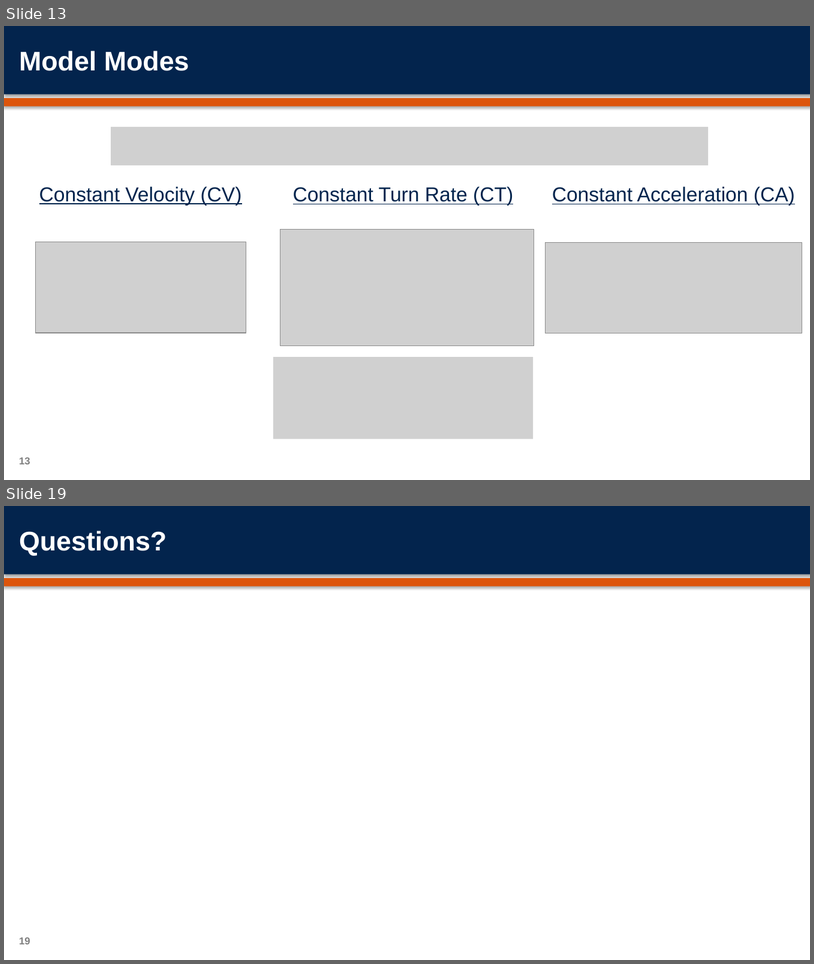
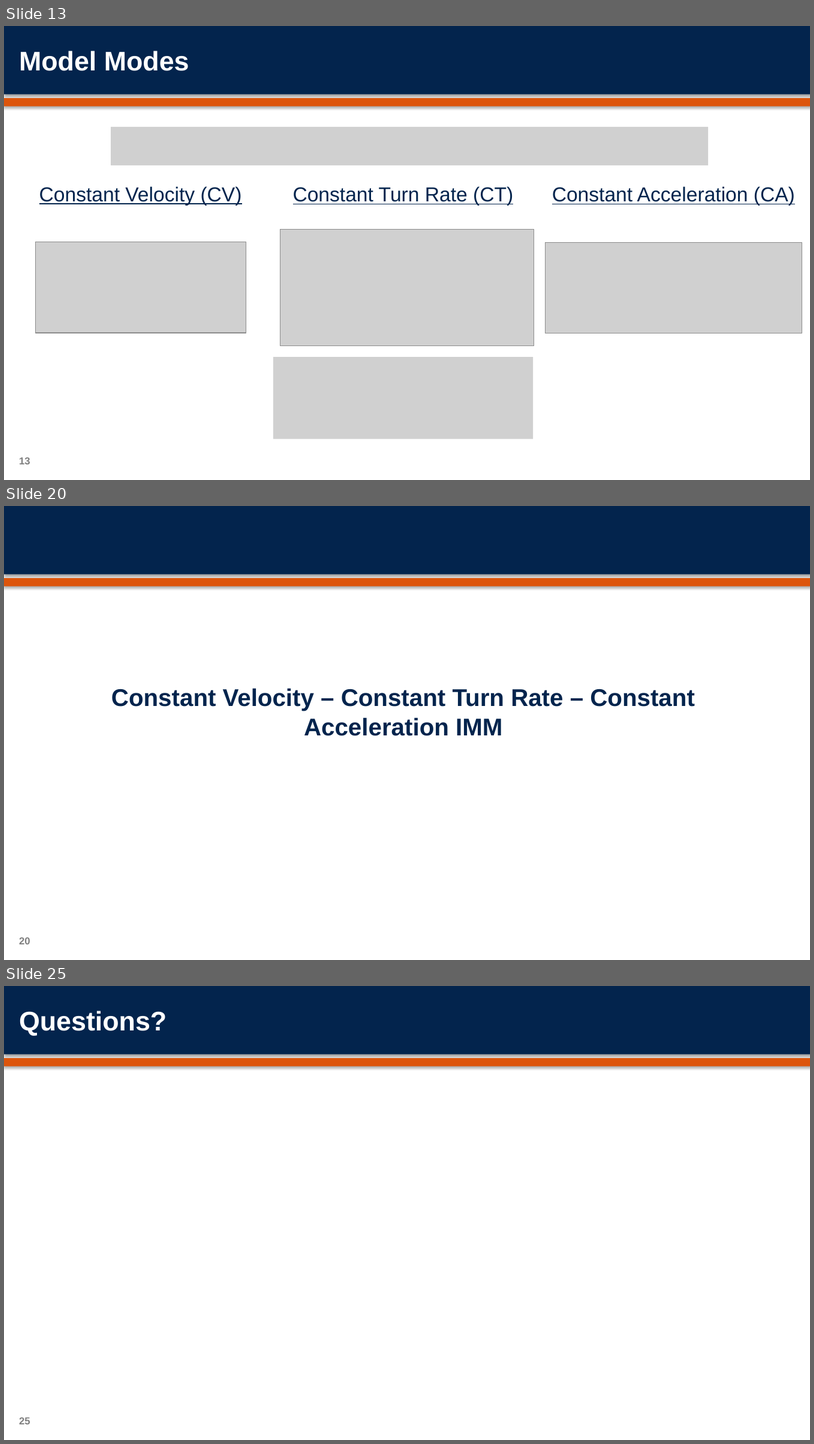
Before and after one commit to orenmillerrr/Optimal-Final-Project, a slide deck: report/OptimalFinalPresentation.pptx. Shown one above the other, each under a label of ours: slides 13 and 19 before the commit, slides 13, 20 and 25 after it; the slides between them are not shown. The pictures are 814x964 and 814x1444 pixels, drawn with LibreOffice and Linux fonts; fonts in the diff are those of the drawing; grey boxes stand for pictures; background and template pictures are left out. Boxes give left, top, right and bottom in pixels: in the first picture for what was removed or moved away, otherwise in the second. Text is boxed around its words. In the diff, an @@ line names an element or a change of style, - is before the commit and + after.

```diff
--- a/report/OptimalFinalPresentation.pptx
+++ b/report/OptimalFinalPresentation.pptx
@@ slide 20 added at <box>4,506,810,960</box>, background #FFFFFF; not listed: 2 template elements that a slide beside it also shows @@
@@ title added at <box>111,688,695,736</box>, 28.8 pt, text #03244D, bold @@
+Constant Velocity – Constant Turn Rate – Constant Acceleration IMM
@@ page number added at <box>19,937,30,944</box>, 12 pt, text #7F7F7F, bold @@
+20
@@ what was slide 19 is now slide 25 @@
@@ page number at <box>19,1417,30,1424</box>: text changed @@
-19
+25
```
Also in this commit, not shown: 11 slides changed, 7 other slides added, 2 slides removed, 38 other files.
